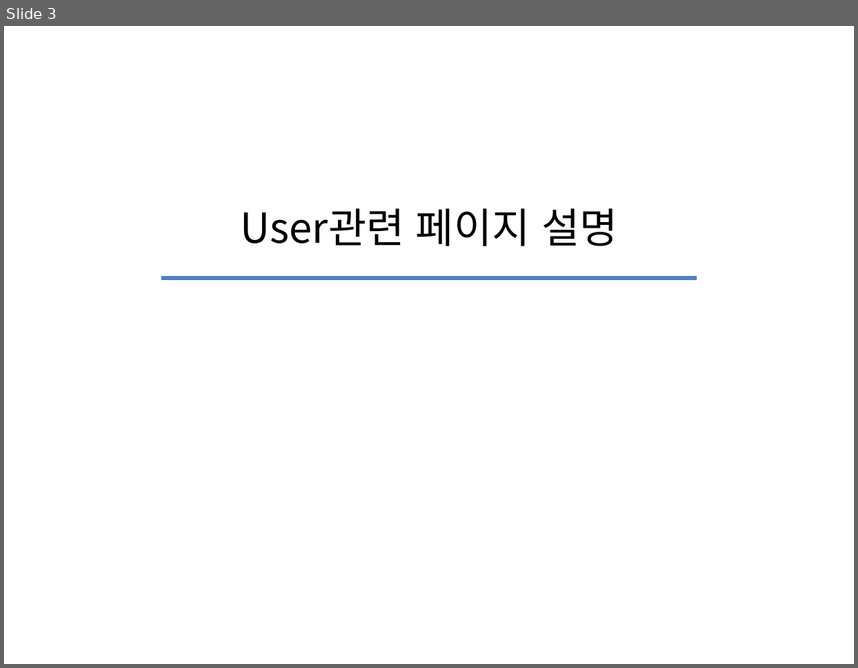
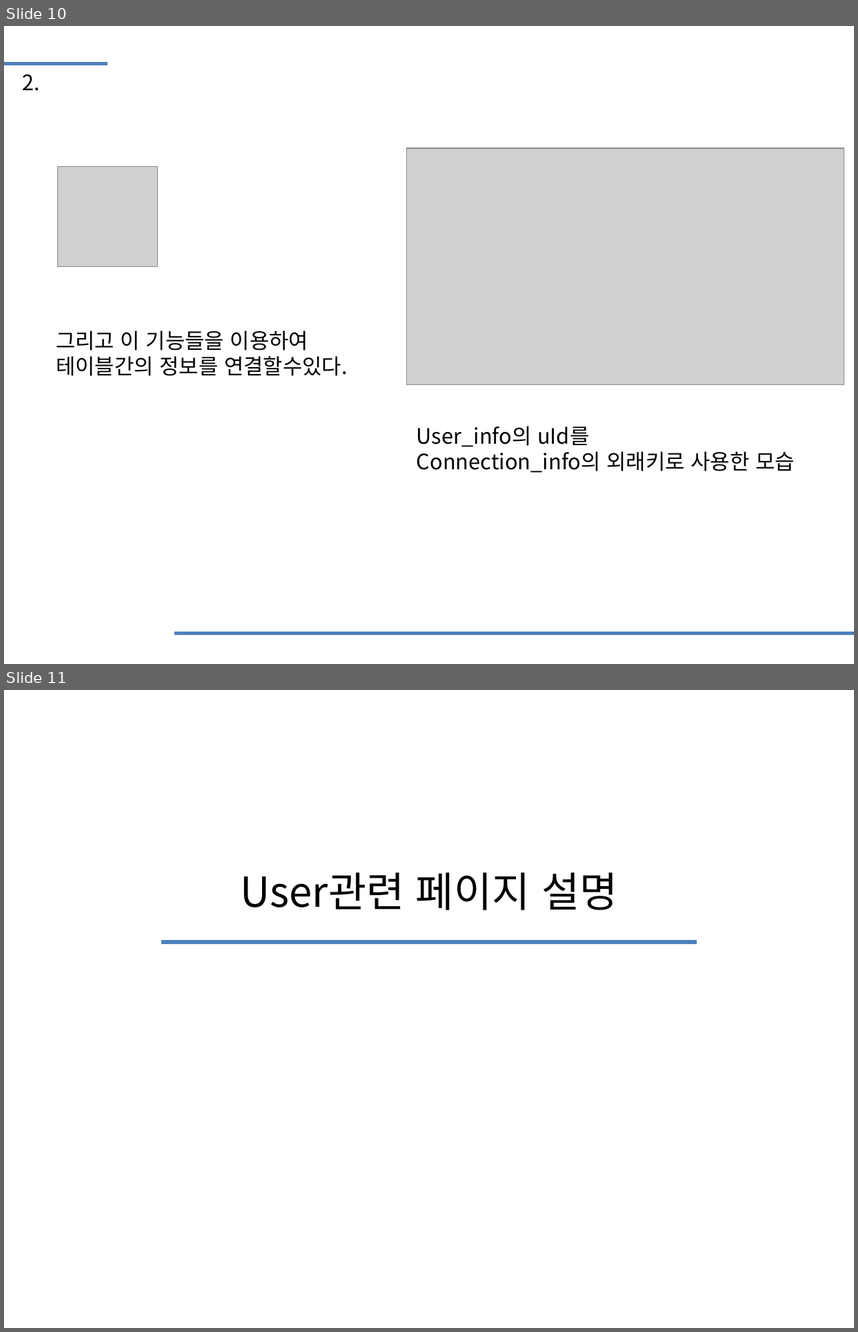
Before and after one commit to moon70717/iot_spring, a slide deck: iot_spring2/src/main/webapp/WEB-INF/views/db/main/iot_study2.pptx. Shown one above the other, each under a label of ours: slide 3 before the commit, slides 10 and 11 after it. The pictures are 858x668 and 858x1332 pixels, drawn with LibreOffice and Linux fonts; fonts in the diff are those of the drawing; grey boxes stand for pictures. Boxes give left, top, right and bottom in pixels: in the first picture for what was removed or moved away, otherwise in the second. Text is boxed around its words. In the diff, an @@ line names an element or a change of style, - is before the commit and + after.

```diff
--- a/iot_spring2/src/main/webapp/WEB-INF/views/db/main/iot_study2.pptx
+++ b/iot_spring2/src/main/webapp/WEB-INF/views/db/main/iot_study2.pptx
@@ slide 10 added at (x1=4, y1=26, x2=854, y2=664), background #FFFFFF @@
@@ line added from (4, 63) to (107, 63), #4F81BD 3 pt @@
@@ text added at (x1=23, y1=74, x2=41, y2=91), 18 pt, text #000000 @@
+2.
@@ picture added at (x1=406, y1=148, x2=844, y2=385) @@
@@ picture added at (x1=58, y1=166, x2=158, y2=267) @@
@@ text added at (x1=56, y1=330, x2=348, y2=376), 18 pt, text #000000 @@
+그리고 이 기능들을 이용하여
+테이블간의 정보를 연결할수있다.
@@ text added at (x1=417, y1=426, x2=795, y2=472), 18 pt, text #000000 @@
+User_info의 uId를
+Connection_info의 외래키로 사용한 모습
@@ line added from (175, 633) to (854, 633), #4F81BD 3 pt @@
@@ what was slide 3 is now slide 11 @@
```
Also in this commit, not shown: 1 slide changed, 8 other slides added, 1 slide removed, 6 other files.
